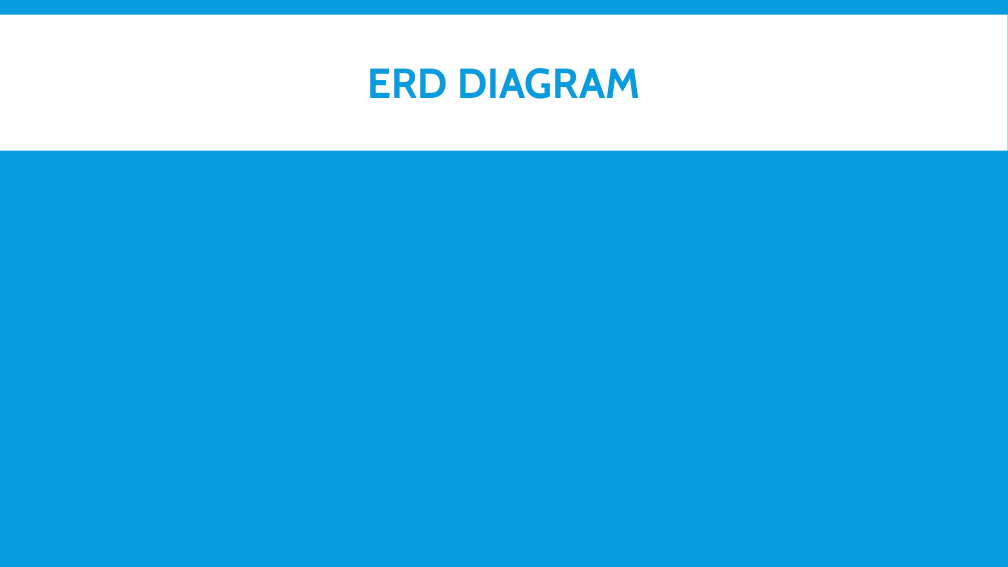
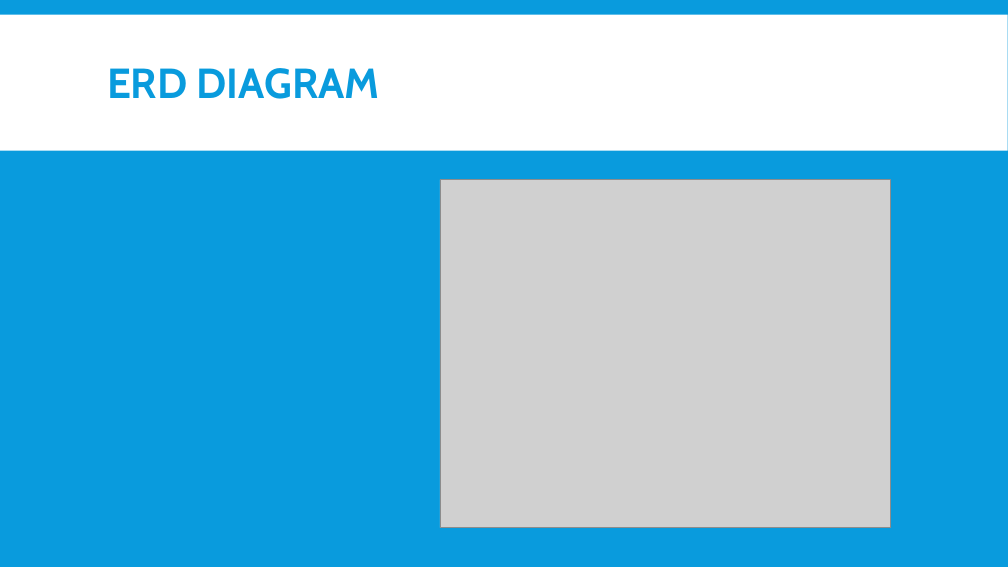
Before and after one commit to CYoung5560/Final_project, a slide deck: slide 4 of GroupCinemaProject.pptx. Drawn at 1008x567 pixels with LibreOffice and Linux fonts; fonts in the diff are those of the drawing; grey boxes stand for pictures. Boxes give left, top, right and bottom in pixels: in the first picture for what was removed or moved away, otherwise in the second. Text is boxed around its words. In the diff, an @@ line names an element or a change of style, - is before the commit and + after.

```diff
--- a/GroupCinemaProject.pptx
+++ b/GroupCinemaProject.pptx
@@ title "ERD DIAGRAM" at (x1=107, y1=68, x2=380, y2=99): alignment centre to left @@
@@ picture added at (x1=440, y1=180, x2=891, y2=528) @@
```
Also in this commit, not shown: 1 other slide changed, 1 slide added, 5 slides removed.
